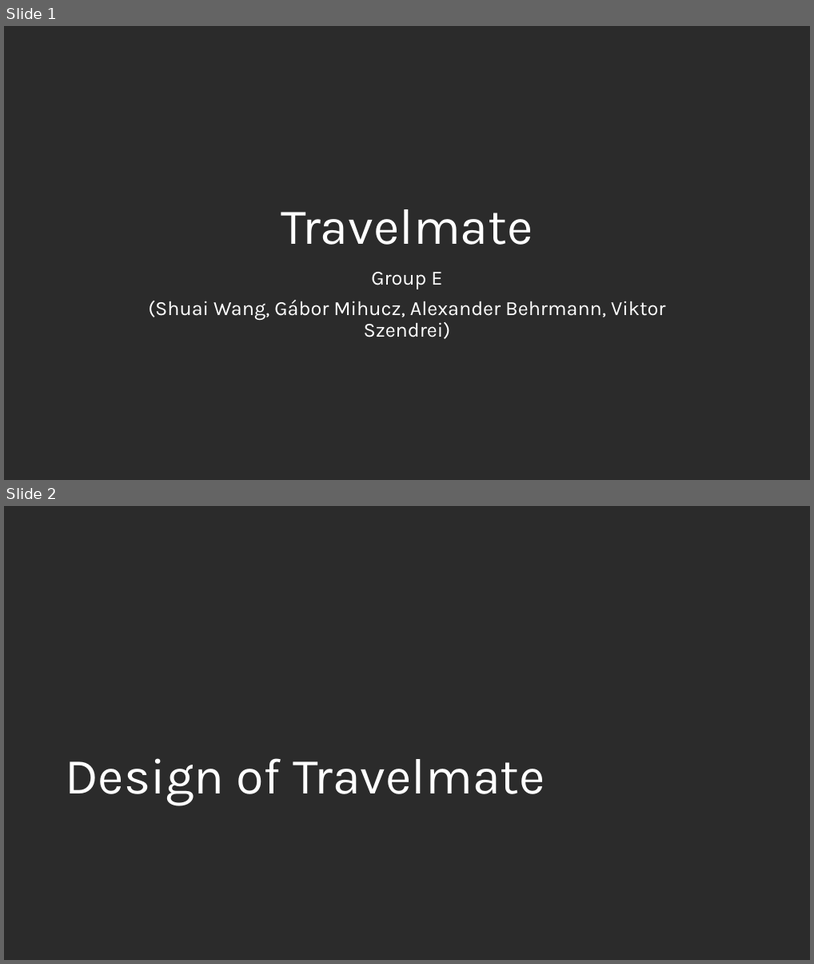
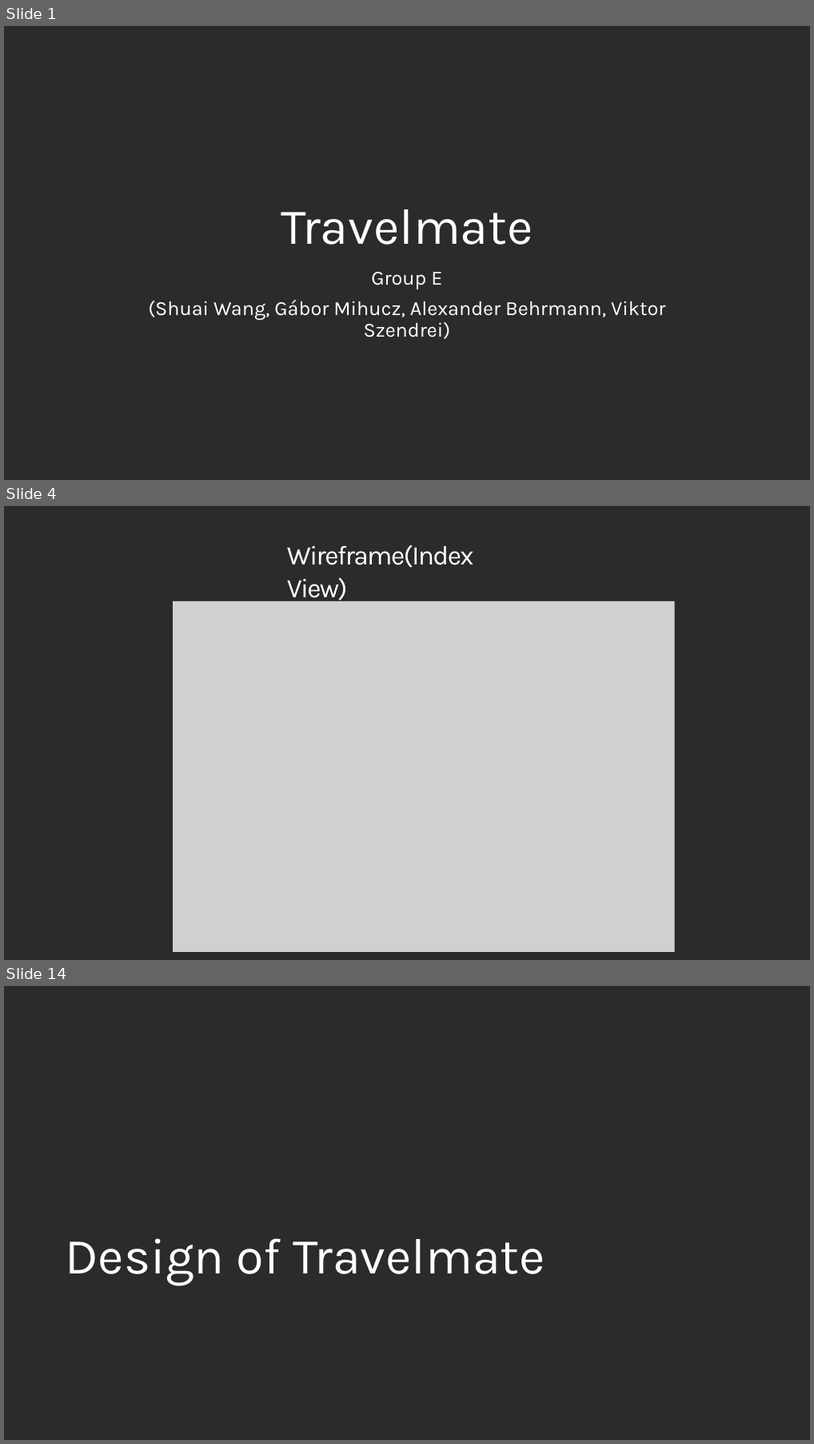
Before and after one commit to fmavb/travelmate, a slide deck: travelmate.pptx. Shown one above the other, each under a label of ours: slides 1 and 2 before the commit, slides 1, 4 and 14 after it; the slides between them are not shown. The pictures are 814x964 and 814x1444 pixels, drawn with LibreOffice and Linux fonts; fonts in the diff are those of the drawing; grey boxes stand for pictures; background and template pictures are left out; a plain dark background stands for a picture behind light text. Boxes give left, top, right and bottom in pixels: in the first picture for what was removed or moved away, otherwise in the second. Text is boxed around its words. In the diff, an @@ line names an element or a change of style, - is before the commit and + after.

```diff
--- a/travelmate.pptx
+++ b/travelmate.pptx
@@ slide 4 added at bbox=[4, 506, 810, 960], background picture (left out) @@
@@ title added at bbox=[287, 544, 474, 604], 32 pt, text #FFFFFF @@
+Wireframe(Index View)
@@ picture added at bbox=[173, 601, 675, 952] @@
@@ what was slide 2 is now slide 14 @@
```
Also in this commit, not shown: 12 other slides added, 1 slide removed.
